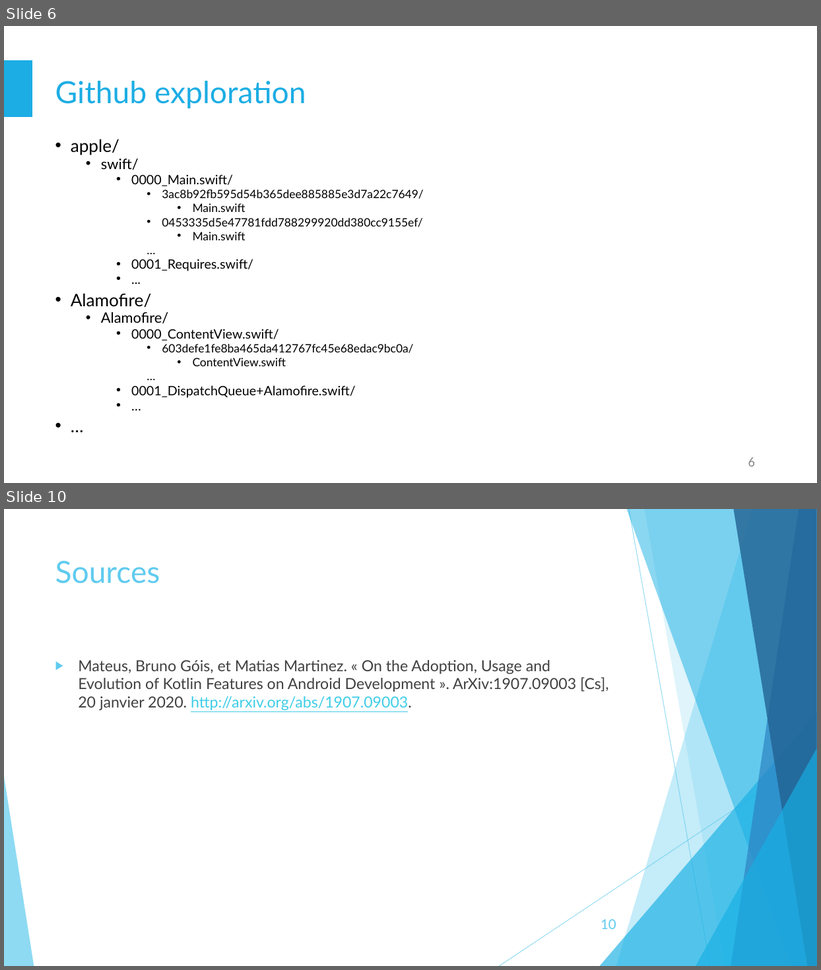
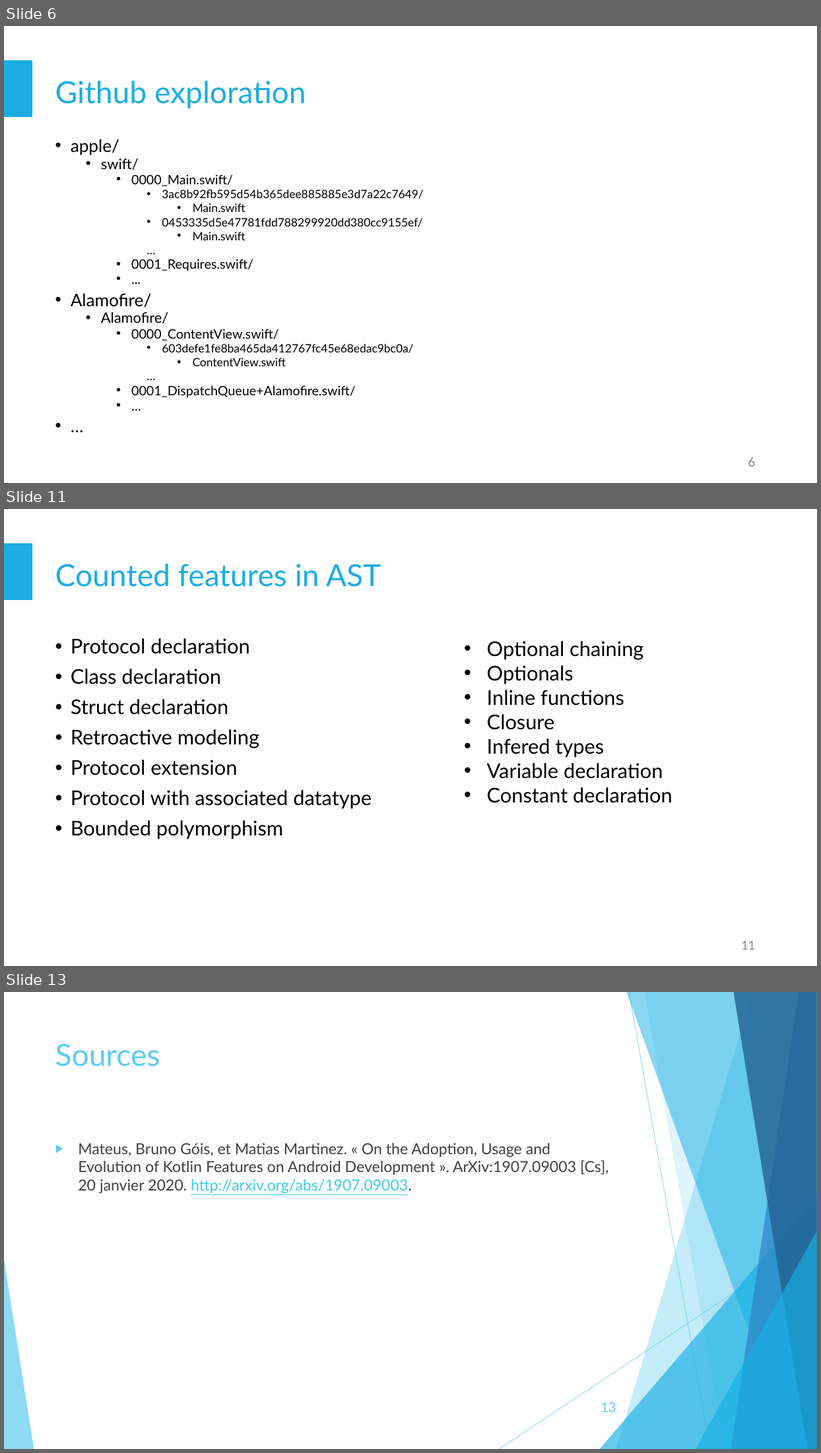
Before and after one commit to staufga0/Pattern-extraction-swift, a slide deck: presentation/Pattern Extraction4.pptx. Shown one above the other, each under a label of ours: slides 6 and 10 before the commit, slides 6, 11 and 13 after it; the slides between them are not shown. The pictures are 821x970 and 821x1453 pixels, drawn with LibreOffice and Linux fonts; fonts in the diff are those of the drawing. Boxes give left, top, right and bottom in pixels: in the first picture for what was removed or moved away, otherwise in the second. Text is boxed around its words. In the diff, an @@ line names an element or a change of style, - is before the commit and + after.

```diff
--- a/presentation/Pattern Extraction4.pptx
+++ b/presentation/Pattern Extraction4.pptx
@@ slide 11 added at [4,509,817,966], background #FFFFFF; not listed: 1 template element that a slide beside it also shows @@
@@ title added at [55,564,382,587], 36 pt, text #1CADE4 @@
+Counted features in AST
@@ text added at [71,638,372,840], 24 pt, text #000000 @@
+• Protocol declaration
+• Class declaration
+• Struct declaration
+• Retroactive modeling
+• Protocol extension
+• Protocol with associated datatype
+• Bounded polymorphism
@@ text added at [487,641,673,803], 24 pt, text #000000 @@
+• Optional chaining
+• Optionals
+• Inline functions
+• Closure
+• Infered types
+• Variable declaration
+• Constant declaration
@@ page number added at [741,941,755,950], 16 pt, text #8C8C8C @@
+11
@@ what was slide 10 is now slide 13 @@
@@ page number at [601,1403,616,1412]: text changed @@
-10
+13
```
Also in this commit, not shown: 2 slides changed, 4 other slides added, 2 slides removed.
